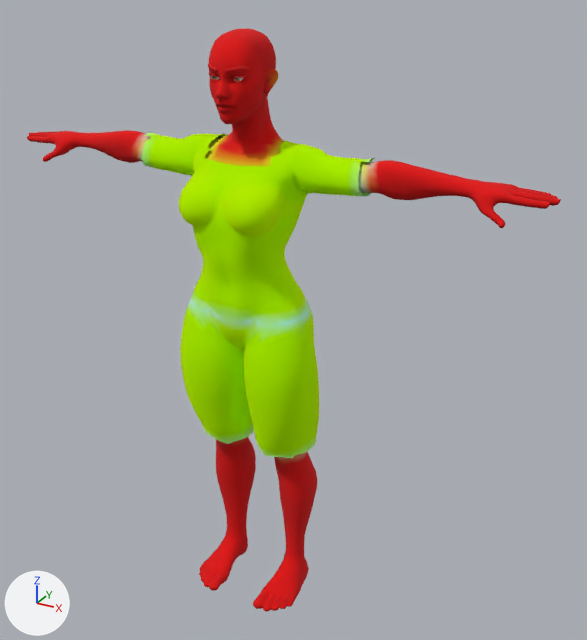
The glTF model footsteps-web/public/avatar/body_female.glb, before and after one commit.
Rendered twice from a 50 mm lens placed at (1.178, -1.858, 1.921), pointed at (0.102, 0.099, 0.942). Arrows for +X, +Y and +Z are at lower left; the lights stay in place. The first picture is the older version. Vertices at exactly the same position are counted once.

The first picture shows 'body', 'garment' and 2 more.
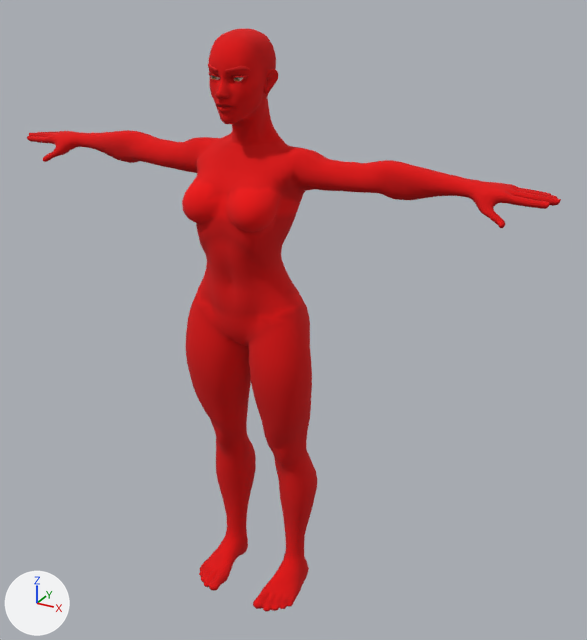
Where the change shows, as pixel boxes [x1, y1, x2, y2] in the pictures (587 x 640 px):
'garment', deleted (green)
    before: [142, 132, 375, 459]
part 1 of me_body, recoloured
    both: [137, 137, 372, 460]
part 2 of me_body, recoloured
    before: [141, 136, 372, 179]
    after: [141, 136, 372, 346]
part 3 of me_body, recoloured
    both: [131, 69, 380, 464]

The change, as a diff of the scene's bpy script:
```diff
--- a/footsteps-web/public/avatar/body_female.glb.py
+++ b/footsteps-web/public/avatar/body_female.glb.py
@@ me_body @@
 me_body.from_pydata(...)  # 6408 vertices, 12812 faces; spans x -0.83..0.83, y -0.14..0.16, z -0.01..1.77
 # used by ob_body; location = (0.0, 0.0, 0.0)
+# me_body part 1: 2407 faces centred in x -0.36..0.36, y -0.11..0.16, z 0.53..1.47 are repainted in the vertex colours; the middle colour goes from green #d7ff00 to red #d70000
+# me_body part 2: 915 faces centred in x -0.35..0.36, y -0.14..0.16, z 0.87..1.48 are repainted in the vertex colours; the middle colour goes from yellow #edff00 to red #ed0000
+# me_body part 3: 383 faces centred in x -0.39..0.39, y -0.04..0.12, z 0.49..1.67 are repainted in the vertex colours; the middle colour goes from orange #d35f00 to red #d30000
 me_body.materials.append(mat_body)
@@ ob_garment @@
-ob_garment = bpy.data.objects.new('garment', me_garment)
-ob_garment.location = (0.0, 0.0, 0.0)
```
